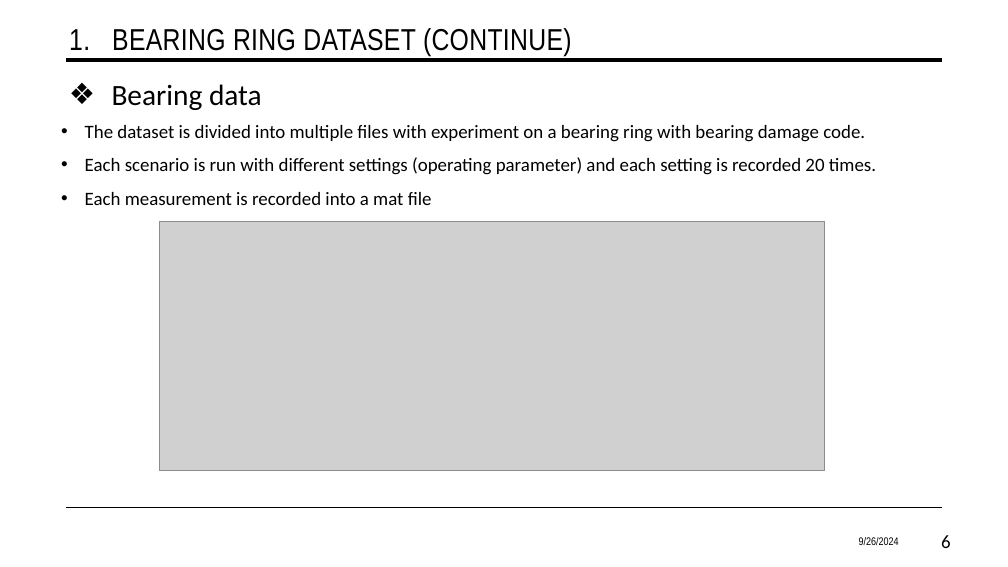
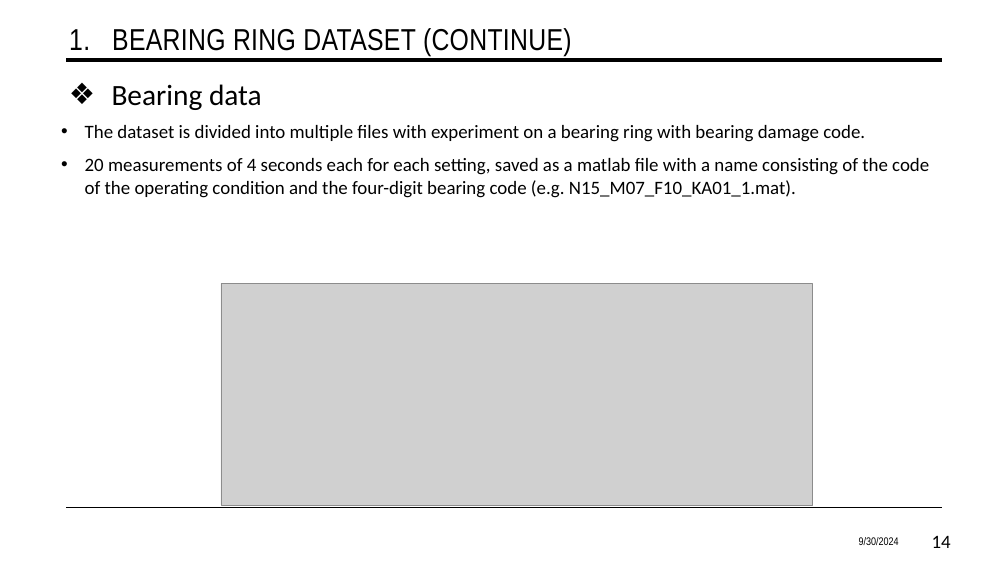
Before and after one commit to CaoTuan749/DLProject_1, a slide deck: slide 14 of Documentation/Presentation 3.pptx (slide 6 before the commit). Drawn at 1008x567 pixels with LibreOffice and Linux fonts; fonts in the diff are those of the drawing; grey boxes stand for pictures. Boxes give left, top, right and bottom in pixels: in the first picture for what was removed or moved away, otherwise in the second. Text is boxed around its words. In the diff, an @@ line names an element or a change of style, - is before the commit and + after.

```diff
--- a/Documentation/Presentation 3.pptx
+++ b/Documentation/Presentation 3.pptx
@@ text at box(85, 158, 929, 198): text changed @@
-• Each scenario is run with different settings (operating parameter) and each setting is recorded 20 times.
-• Each measurement is recorded into a mat file
+• 20 measurements of 4 seconds each for each setting, saved as a matlab file with a name consisting of the code of the operating condition and the four-digit bearing code (e.g. N15_M07_F10_KA01_1.mat).
@@ picture: place and size @@
-picture at box(160, 222, 825, 470)
+picture at box(221, 284, 812, 505)
@@ text at box(859, 537, 899, 545): text changed @@
-9/26/2024
+9/30/2024
@@ page number at box(932, 536, 951, 548): text changed @@
-6
+14
```
Also in this commit, not shown: 35 other slides changed, 8 slides added.
